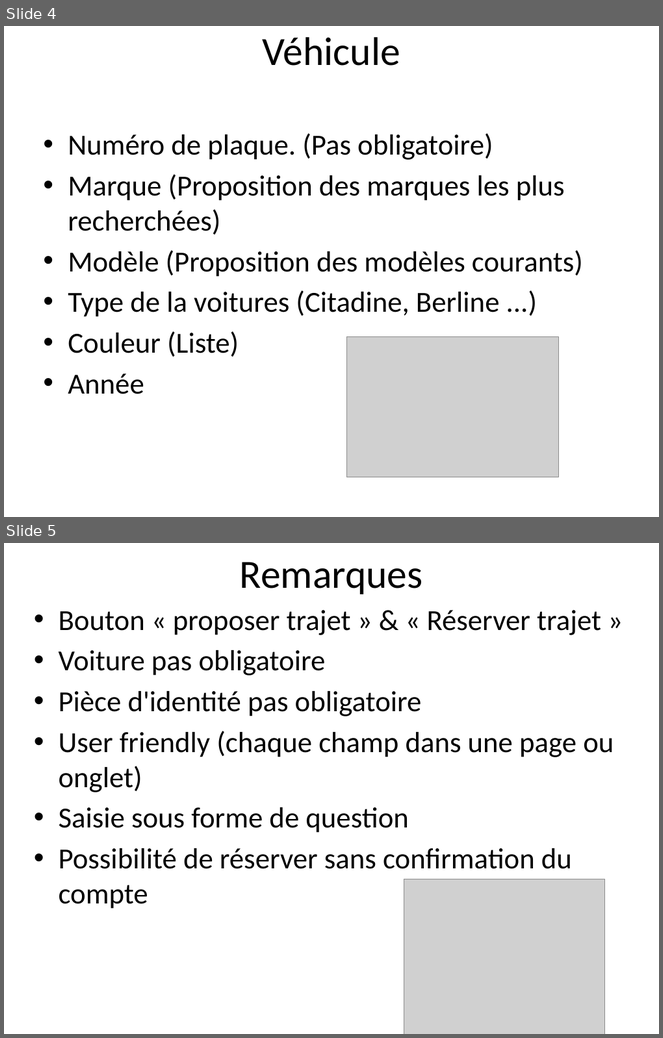
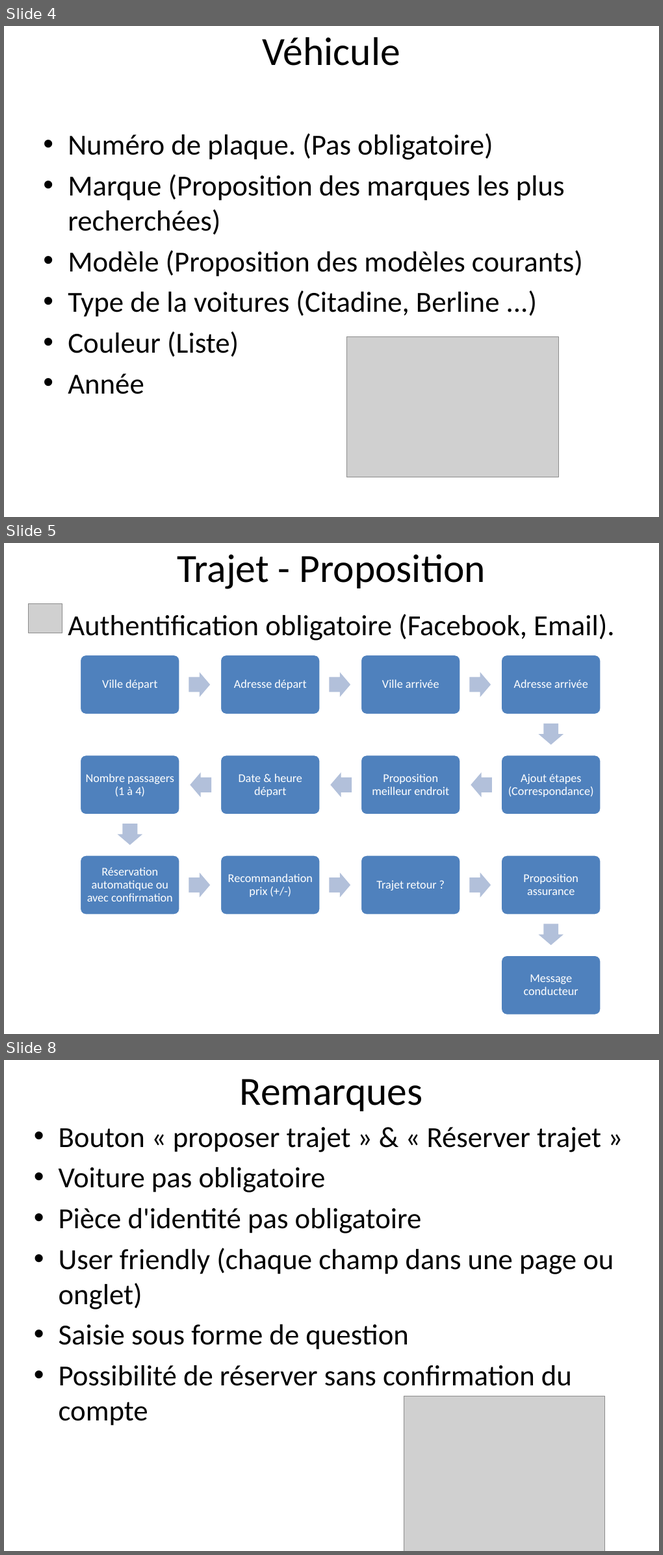
Before and after one commit to aminebarrima/M2A_Documentation, a slide deck: Conducteur/Scénarios_Conducteur.pptx. Shown one above the other, each under a label of ours: slides 4 and 5 before the commit, slides 4, 5 and 8 after it; the slides between them are not shown. The pictures are 663x1038 and 663x1555 pixels, drawn with LibreOffice and Linux fonts; fonts in the diff are those of the drawing; grey boxes stand for pictures. Boxes give left, top, right and bottom in pixels: in the first picture for what was removed or moved away, otherwise in the second. Text is boxed around its words. In the diff, an @@ line names an element or a change of style, - is before the commit and + after.

Commit message:
[Conducteur] Pres v1.1

```diff
--- a/Conducteur/Scénarios_Conducteur.pptx
+++ b/Conducteur/Scénarios_Conducteur.pptx
@@ slide 5 added at [4,543,659,1034], background #FFFFFF @@
@@ title added at [177,554,486,589], 44 pt, text #000000 @@
+Trajet - Proposition
@@ picture added at [28,604,62,633] @@
@@ text added at [68,614,615,641], 32 pt, text #000000 @@
+• Authentification obligatoire (Facebook, Email).
@@ group added at [80,654,601,1016]: 13 rounded rectangles, 13 texts, 12 right arrows @@
+Ville départ
+Adresse départ
+Ville arrivée
+Adresse arrivée
+Ajout étapes (Correspondance)
+Proposition meilleur endroit
+Date & heure départ
+Nombre passagers (1 à 4)
+Réservation automatique ou avec confirmation
+Recommandation prix (+/-)
+Trajet retour ?
+Proposition assurance
+Message conducteur
@@ what was slide 5 is now slide 8 @@
```
Also in this commit, not shown: 2 other slides added.
